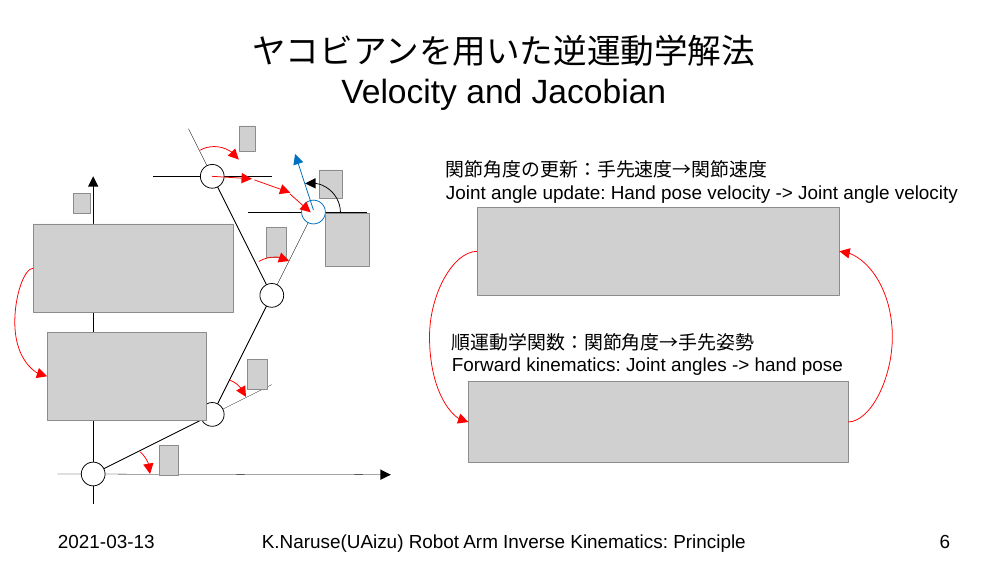
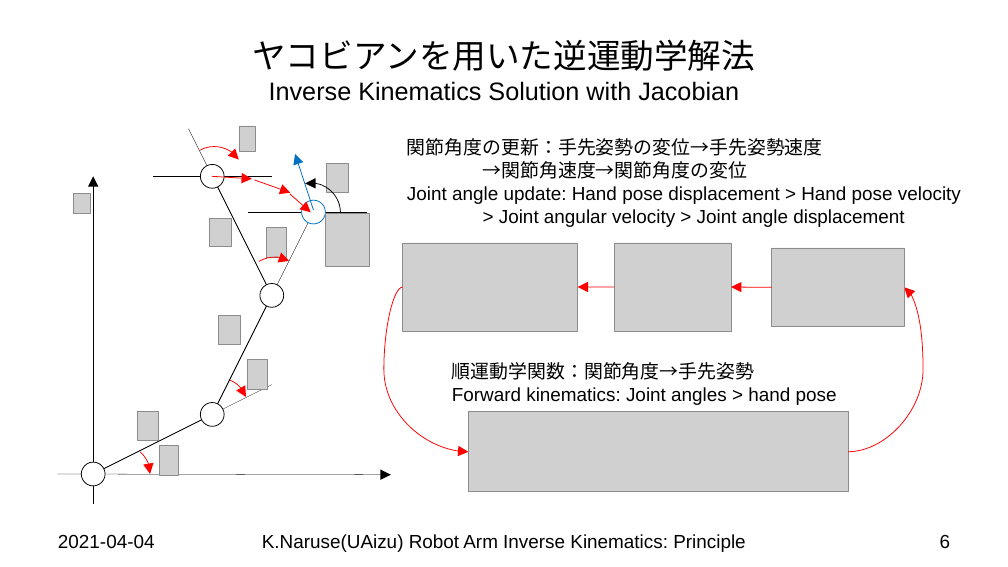
Before and after one commit to keitaronaruse/Naruse-robotics-tutorial, a slide deck: slide 6 of doc/slides/Robot-Arm-Inverse-Kinematics-Principle.pptx. Drawn at 1008x567 pixels with LibreOffice and Linux fonts; fonts in the diff are those of the drawing; grey boxes stand for pictures; background and template pictures are left out. Boxes give left, top, right and bottom in pixels: in the first picture for what was removed or moved away, otherwise in the second. Text is boxed around its words. In the diff, an @@ line names an element or a change of style, - is before the commit and + after.

```diff
--- a/doc/slides/Robot-Arm-Inverse-Kinematics-Principle.pptx
+++ b/doc/slides/Robot-Arm-Inverse-Kinematics-Principle.pptx
@@ title at (252,39,755,101): text changed; size 32 to 24 pt @@
-ヤコビアンを用いた逆運動学解法
-Velocity and Jacobian
+ヤコビアンを用いた逆運動学解法
+Inverse Kinematics Solution with Jacobian
@@ text at (407,138,961,227): text changed @@
-関節角度の更新：手先速度→関節速度
-Joint angle update: Hand pose velocity -> Joint angle velocity
+関節角度の更新：手先姿勢の変位→手先姿勢速度
+→関節角速度→関節角度の変位
+Joint angle update: Hand pose displacement > Hand pose velocity
+> Joint angular velocity > Joint angle displacement
@@ picture: place and size @@
-picture at (320,170,342,199)
+picture at (327,164,349,193)
@@ picture removed at (477,207,839,296) @@
@@ picture removed at (34,224,234,312) @@
@@ picture added at (209,219,231,247) @@
@@ curved arrow removed from (34, 268) to (48, 377) @@
@@ picture added at (403,243,578,331) @@
@@ picture added at (615,243,731,331) @@
@@ picture added at (772,248,904,327) @@
@@ curved arrow moved from (477, 251) - (469, 422) to (403, 287) - (469, 452) @@
@@ arrow added from (615, 287) to (578, 287), #FF0000 0.75 pt @@
@@ arrow added from (772, 287) to (731, 287), #FF0000 0.75 pt @@
@@ curved arrow moved from (848, 422) - (839, 251) to (848, 452) - (904, 287) @@
@@ picture added at (219,315,240,344) @@
@@ picture removed at (48,332,206,420) @@
@@ text "順運動学関数：関節角度→手先姿勢": place and size @@
-text "順運動学関数：関節角度→手先姿勢" at (452,333,843,375)
+text "順運動学関数：関節角度→手先姿勢" at (452,362,837,405)
@@ text at (452,387,837,405): text changed @@
-Forward kinematics: Joint angles -> hand pose
+Forward kinematics: Joint angles > hand pose
@@ picture added at (138,411,158,440) @@
@@ picture: place and size @@
-picture at (469,382,848,462)
+picture at (469,412,848,492)
@@ text at (58,534,155,549): text changed @@
-2021-03-13
+2021-04-04
```
Also in this commit, not shown: 5 other slides changed, 2 slides added, 9 other files.
